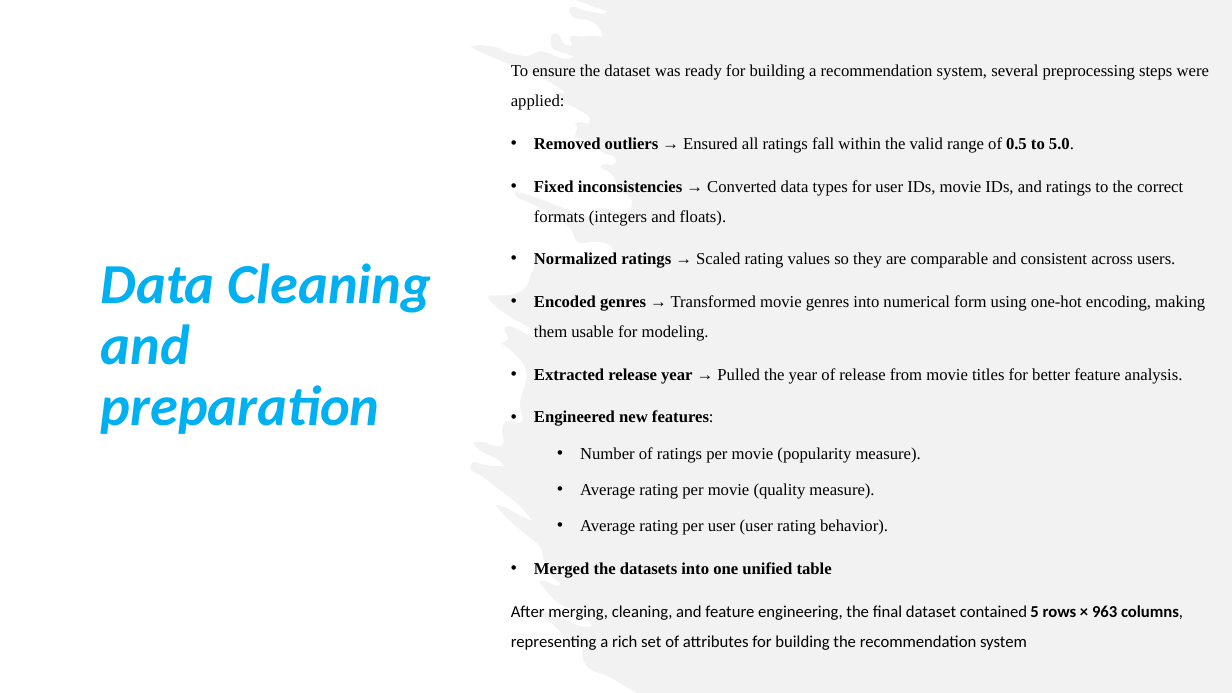
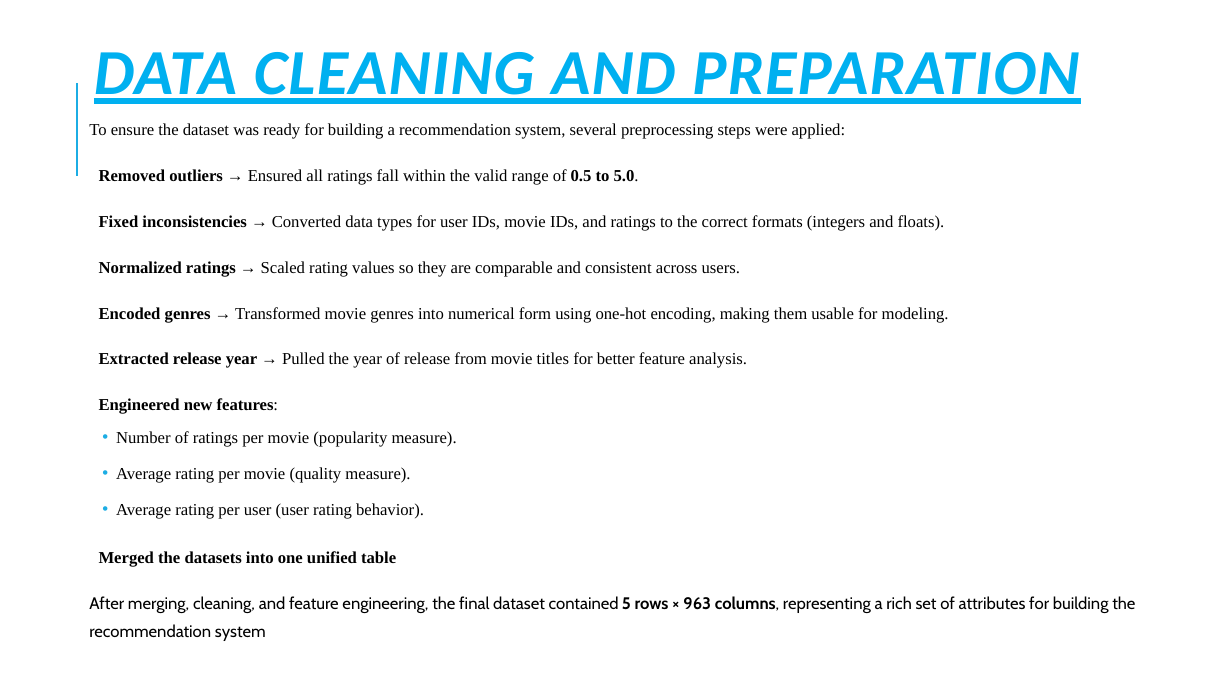
Before and after one commit to H-Rumenya/Group_2_P4_Project, a slide deck: slide 6 of Non-Technical Presentation.pptx (slide 5 before the commit). Drawn at 1232x693 pixels with LibreOffice and Linux fonts; fonts in the diff are those of the drawing. Boxes give left, top, right and bottom in pixels: in the first picture for what was removed or moved away, otherwise in the second. Text is boxed around its words. In the diff, an @@ line names an element or a change of style, - is before the commit and + after.

```diff
--- a/Non-Technical Presentation.pptx
+++ b/Non-Technical Presentation.pptx
@@ freeform shape removed at [470,0,1232,693] @@
@@ title at [94,52,1079,104]: text changed; size 44 to 50 pt @@
-Data Cleaning and preparation
+DATA CLEANING AND PREPARATION
@@ line added from (77, 176) to (77, 83), #1CADE4 1.5 pt @@
@@ text "To ensure the dataset was ...": place and size @@
-text "To ensure the dataset was ..." at [511,64,1209,650]
+text "To ensure the dataset was ..." at [89,123,1135,641]
@@ text "To ensure the dataset was ..." at [89,123,1135,641]: font Calibri to Cabin in "After merging, cleaning, and feature engineering, the ..."; line spacing 1.5 to 1.4; more space between paragraphs; bullet • to  ; indent changed; vertical alignment middle to top @@
```
Also in this commit, not shown: 6 other slides changed, 1 slide added.
